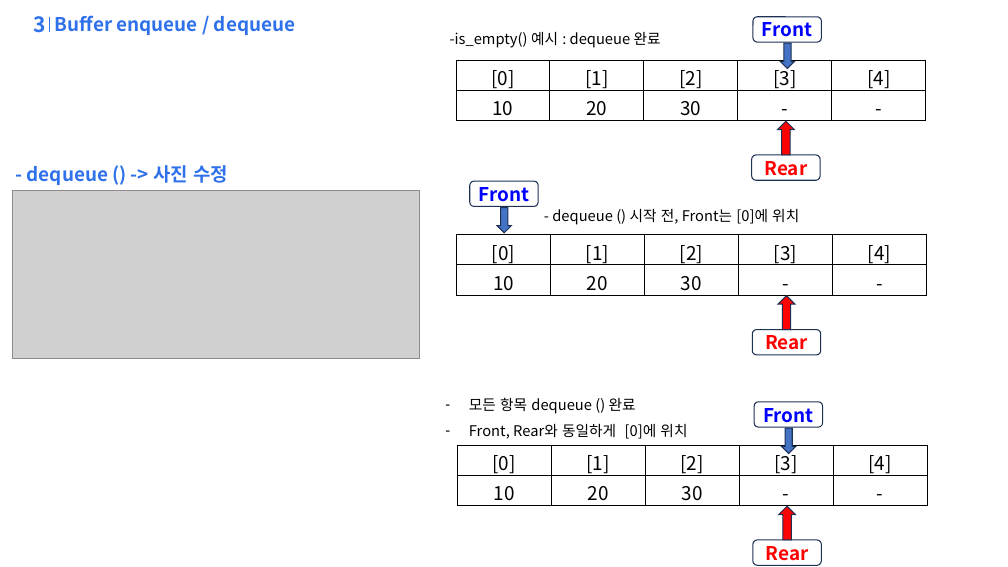
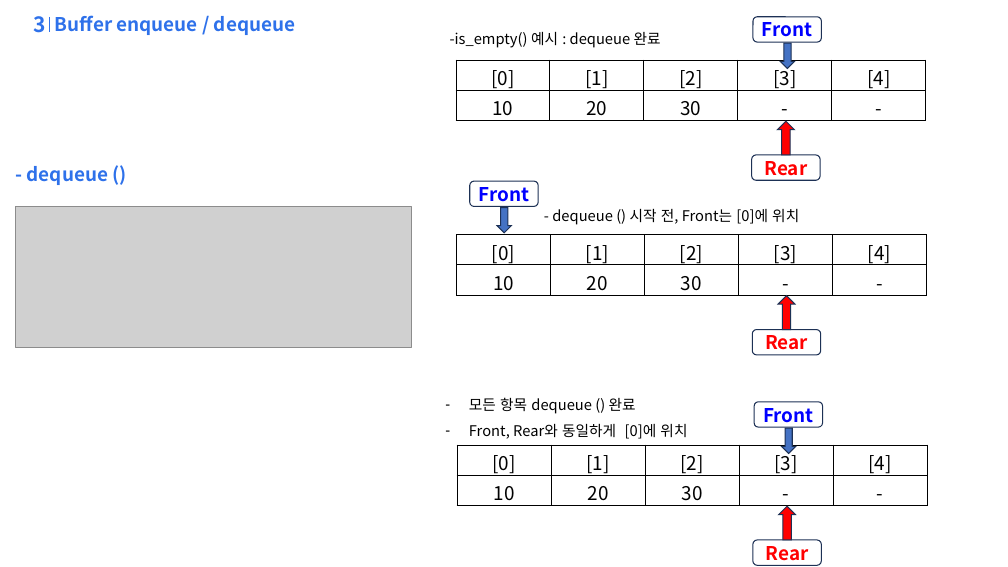
Before and after one commit to qfe051/L412_SelfTest_1_19, a slide deck: slide 5 of 21_c_study/example/ring_buf/ring_buffer.pptx. Drawn at 1008x567 pixels with LibreOffice and Linux fonts; fonts in the diff are those of the drawing; grey boxes stand for pictures; background and template pictures are left out. Boxes give left, top, right and bottom in pixels: in the first picture for what was removed or moved away, otherwise in the second. Text is boxed around its words. In the diff, an @@ line names an element or a change of style, - is before the commit and + after.

```diff
--- a/21_c_study/example/ring_buf/ring_buffer.pptx
+++ b/21_c_study/example/ring_buf/ring_buffer.pptx
@@ text at [27,166,108,185]: text changed @@
-- dequeue () -> 사진 수정
+- dequeue ()
@@ picture: place and size @@
-picture at [12,190,419,358]
+picture at [16,206,411,348]
```
Also in this commit, not shown: 6 other slides changed, 3 other files.
